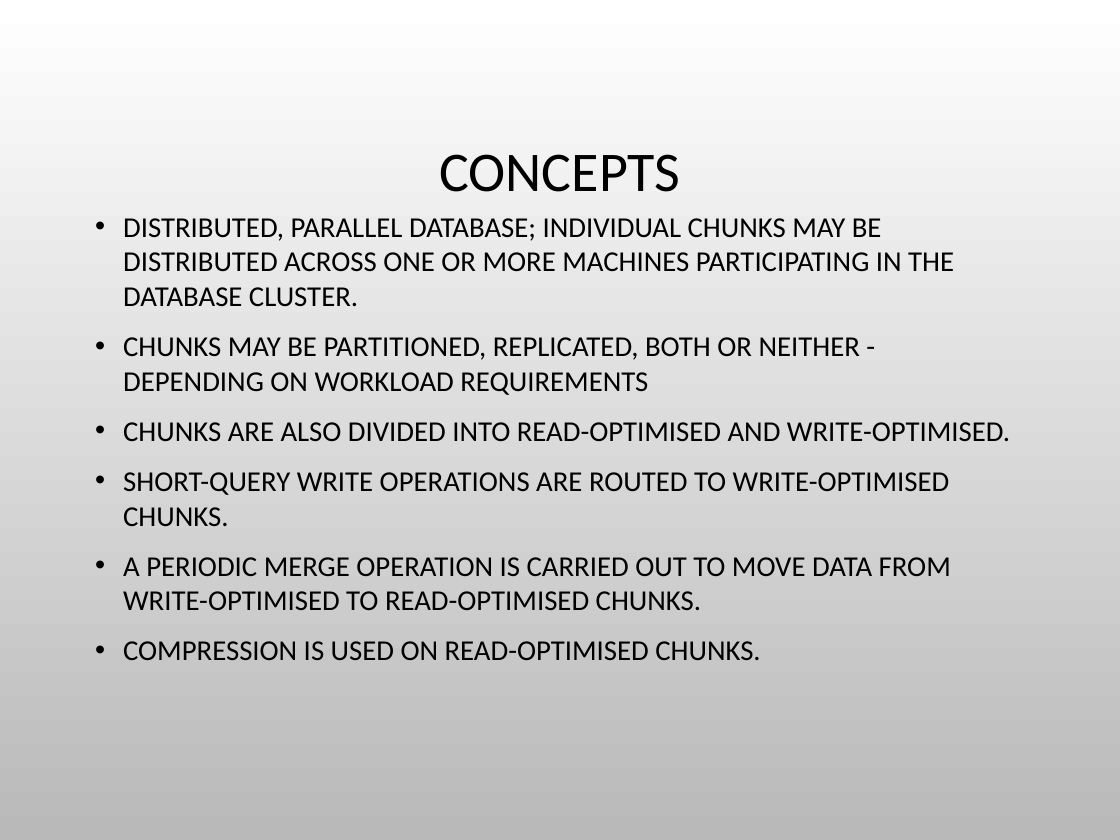
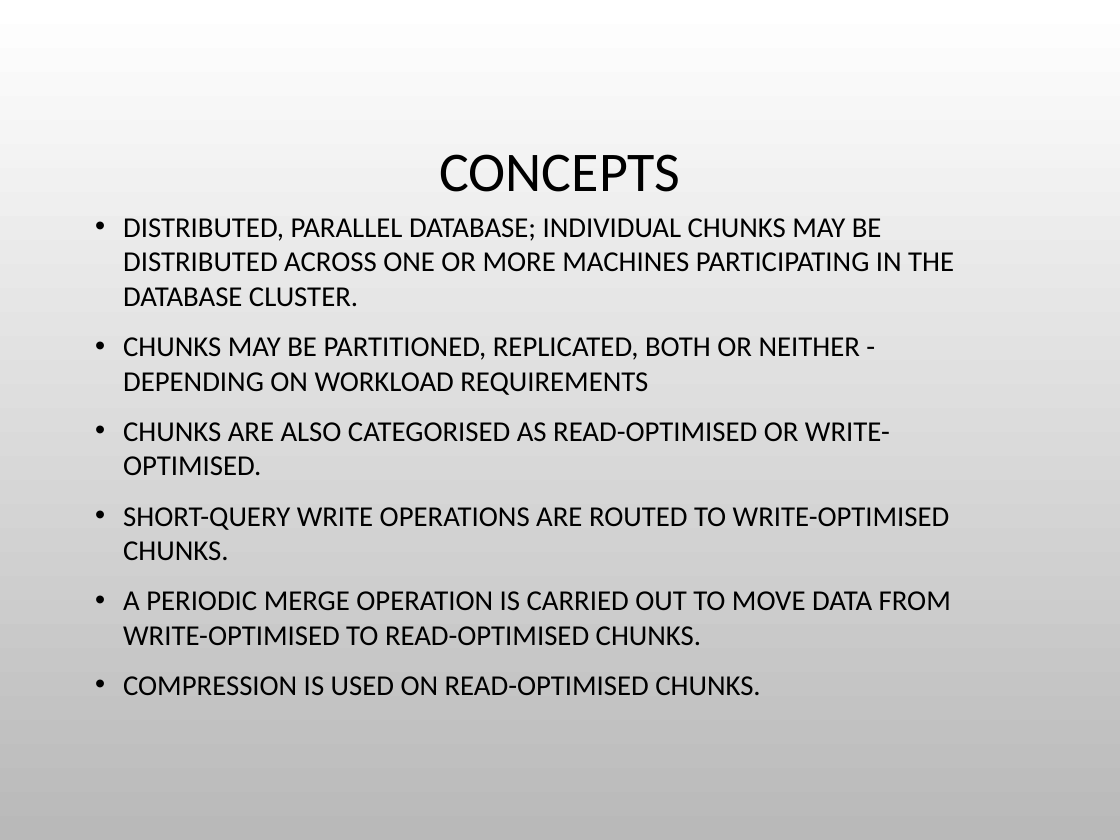
Before and after one commit to charlesduffy/erlysql, a slide deck: slide 12 of doc/Pitch1.pptx. Drawn at 1120x840 pixels with LibreOffice and Linux fonts; fonts in the diff are those of the drawing; background and template pictures are left out. Boxes give left, top, right and bottom in pixels: in the first picture for what was removed or moved away, otherwise in the second. Text is boxed around its words. In the diff, an @@ line names an element or a change of style, - is before the commit and + after.

```diff
--- a/doc/Pitch1.pptx
+++ b/doc/Pitch1.pptx
@@ text at [123,422,890,475]: text changed @@
-• CHUNKS ARE ALSO DIVIDED INTO READ-OPTIMISED AND WRITE-OPTIMISED.
+• CHUNKS ARE ALSO CATEGORISED AS READ-OPTIMISED OR WRITE-OPTIMISED.
```
Also in this commit, not shown: 11 other slides changed, 9 slides added, 9 slides removed, 1 other file.
